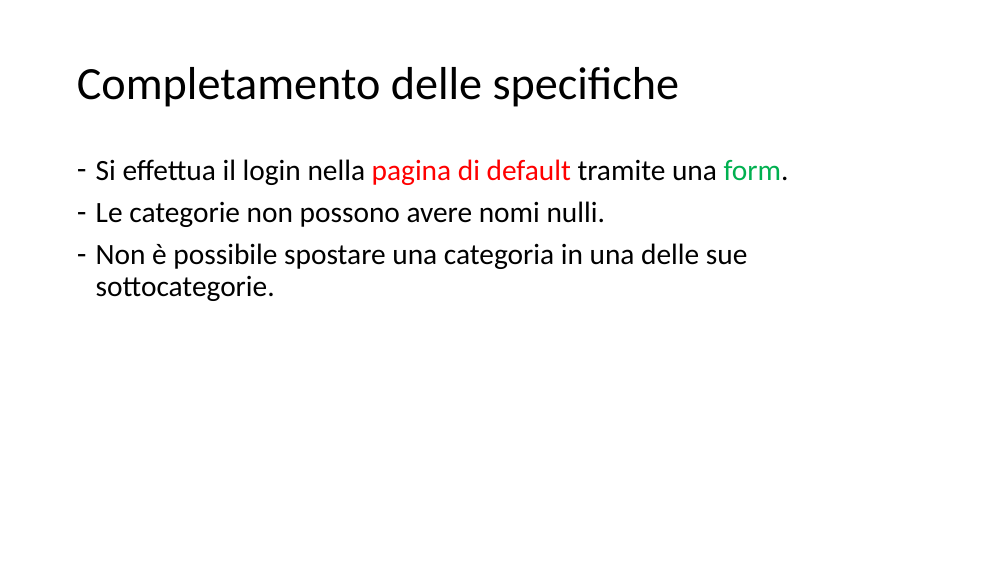
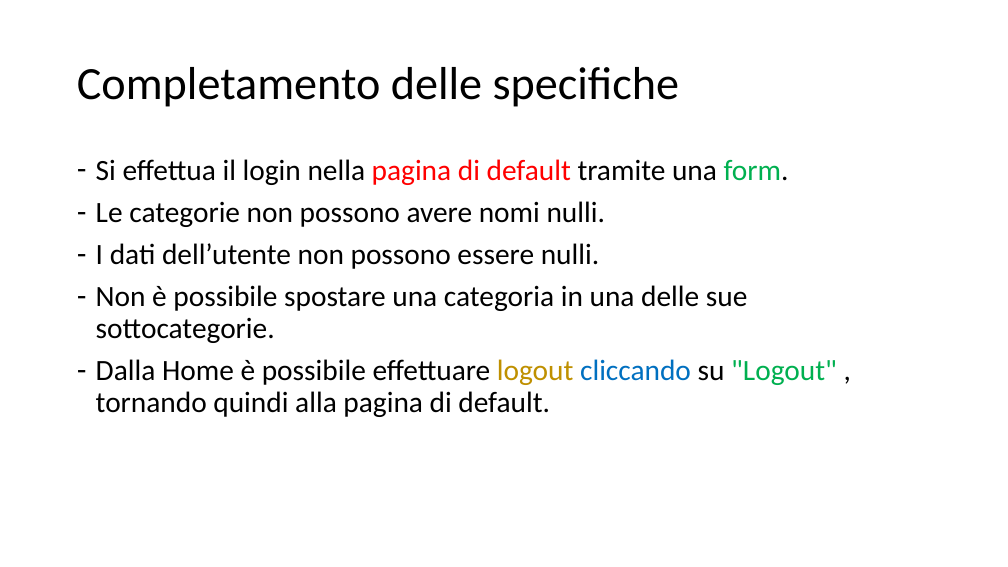
Before and after one commit to Trixyz28/TIW-ImgCatalog, a slide deck: slide 10 of Documents/ImgCatalog.pptx. Drawn at 1008x567 pixels with LibreOffice and Linux fonts; fonts in the diff are those of the drawing. Boxes give left, top, right and bottom in pixels: in the first picture for what was removed or moved away, otherwise in the second. Text is boxed around its words. In the diff, an @@ line names an element or a change of style, - is before the commit and + after.

```diff
--- a/Documents/ImgCatalog.pptx
+++ b/Documents/ImgCatalog.pptx
@@ text at <box>96,243,599,269</box>: paragraph added @@
+– I dati dell’utente non possono essere nulli.
@@ text at <box>96,359,837,417</box>: paragraph added @@
+– Dalla Home è possibile effettuare logout cliccando su "Logout" , tornando quindi alla pagina di default.
```
Also in this commit, not shown: 6 other slides changed, 2 other files.
